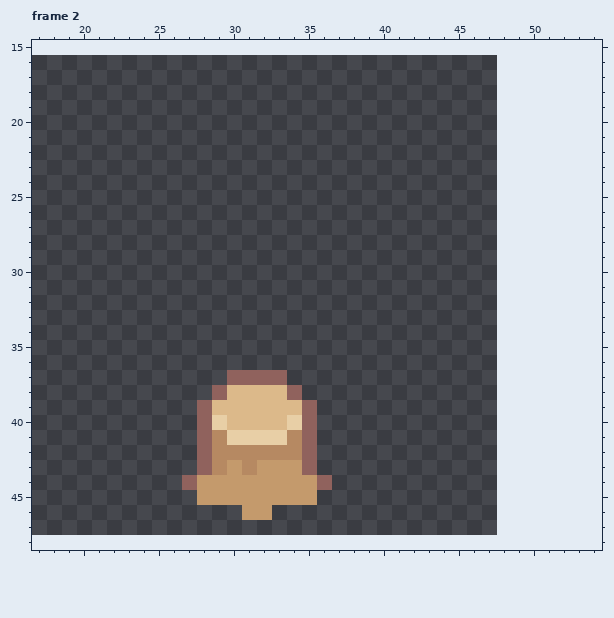
Pixel-art file -- Sprites/Sprout Lands - Sprites - Basic pack/Objects/BigTree.aseprite. Above is the file before it was changed.
32x32 pixels, 3 frames. Shown: frame 2: x 17..54, y 15..48. The old version is drawn lined up with the new one, on the new canvas. The commit also changed other frames, which this record leaves out.
Now the later version:
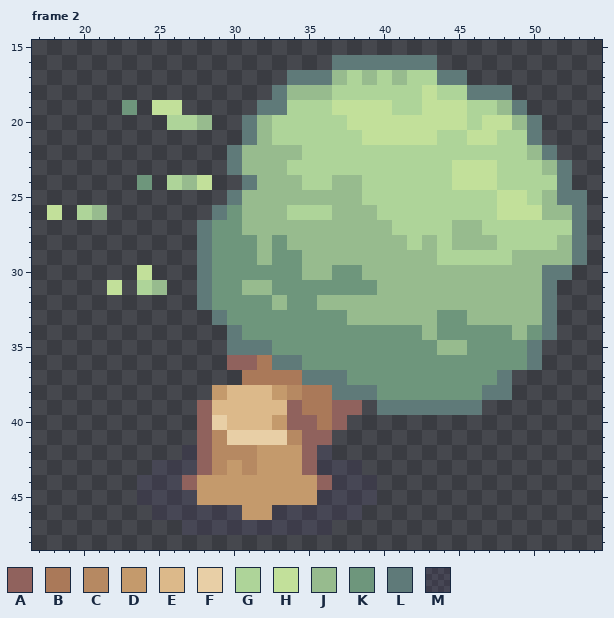
Palette (. is transparent): A #90625d  B #aa7959  C #b68962  D #c49a6c  E #dcb98a  F #e8cfa6  G #aed499  H #c2e09a  J #97bb8e  K #6e967c  L #5f7a79  M #5040861e
Changes in this commit:
canvas 32x32 -> 64x64, the old top-left corner now at 16,16
Changed rows in their new state; - is an unchanged pixel.
Frame 2:
first column x 18:
16 -------------------LLLLLLL----------
17 ----------------LLLJGJGJGGLL--------
18 ---------------LJJJGGGGGGHGGLLL-----
19 -----K-HH-----LLGGGHHHHGGHHHGGJL----
20 --------GGJ--LJGGGGGHHHHHHHHGHHJL---
21 -------------LJGGGGGGHHHHHGGHHGGL---
22 ------------LJJJJGGGGGGGGGGGGGGGJL--
23 ------------LJJJGGGGGGGGGGGHHHGGGJL-
24 ------K-GJH--LJJJGGJJGGGGGGHHHGGGGL-
25 ------------LJJJJJJJJGGGGGGGGGHHGJLL
26 H-GJ-------LKJJJGGGJJJGGGGGGGGHHHJJL
27 ----------LKKJJJJJJJJJJGGGGJJGGGGGGL
28 ----------LKKKJKJJJJJJJJGJGJJJGGGGJL
29 ----------LKKKJKKJJJJJJJJJGGGGGJJJJL
30 ------H---LKKKKKKJJKKJJJJJJJJJJJJLL-
31 ----H-GJ--LKKJJKKKKKKKJJJJJJJJJJJL--
32 ----------LKKKKJKKJJJJJJJJJJJJJJJL--
33 -----------LKKKKKKKKJJJJJJKKJJJJJL--
34 ------------LKKKKKKKKKKKKJKKKKKJKL--
35 ------------LLLKKKKKKKKKKKJJKKKKL---
36 ------------AABLLKKKKKKKKKKKKKKKL---
37 ------------.BBBBLLLKKKKKKKKKKL-----
38 -----------D---DCBBLLLKKKKKKKLL-----
39 ----------------ABBAA-LLLLLLL-------
40 ---------------DA-BA----------------
41 ------------------A-----------------
42 ---------M----DDD-M-----------------
43 -------MMM--------MMM---------------
44 ------MMM----------MMM--------------
45 ------MMMM--------MMMM--------------
46 -------MMMMMM--MMMMMM---------------
47 ---------MMMMMMMMMM-----------------
Pixel boxes of the changes (left, top, right, bottom) in both pictures:
changed: (47, 55, 587, 535)
